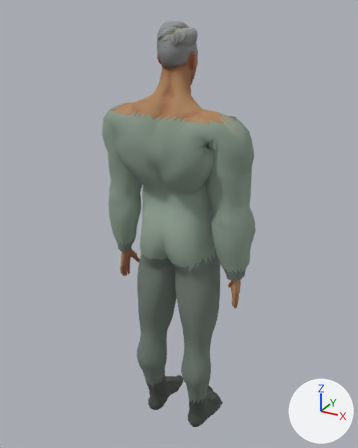
The glTF model rainward/assets/humans/survivor-male.glb, before and after one commit.
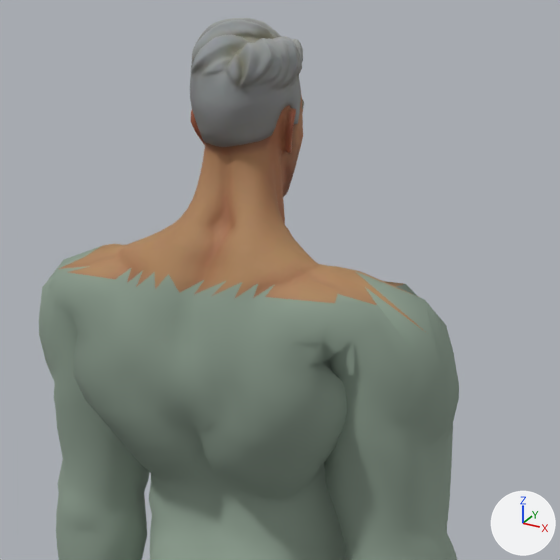
Each version is shown whole from a 50 mm camera at (0.916, -1.647, 1.859) aimed at (-0.018, 0.051, 1.01), then close up on the part from 25% to 81% of the width and 3% to 48% of the height. The axes (+X, +Y, +Z) are drawn at lower right. The lights are the same throughout. The older version's two pictures come first. Vertices at exactly the same position are counted once.

Names of what the first close-up shows: 'adapted-surface'.
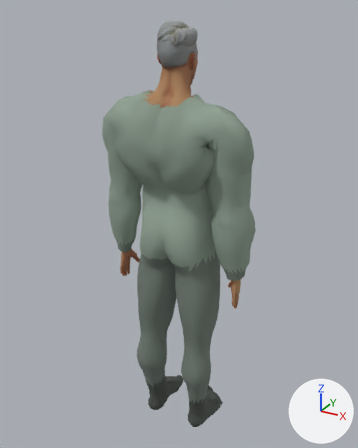
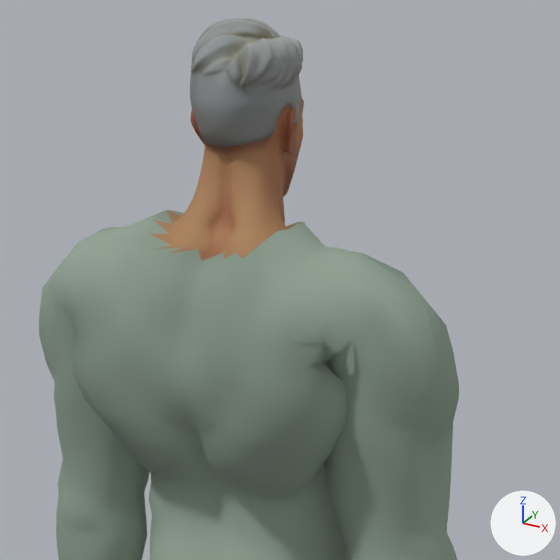
What the commit changed:
me_rainward_male_survivor___cc0_adaptation has 7926 vertices, 15619 faces and spans x -0.34..0.34, y -0.18..0.2, z 0.01..1.81.
me_rainward_male_survivor___cc0_adaptation is used by ob_adapted_surface; location (0.0, 0.0, 0.0).
me_rainward_male_survivor___cc0_adaptation part 1: 141 of 7926 vertices moved; they spanned x -0.23..0.23, y -0.13..0.03, z 1.49..1.56 and now span x -0.24..0.24, y -0.15..0.05, z 1.51..1.57; mean shift (0.0, 0.0, 0.02); largest move (-0.11, -0.05, 1.54) -> (-0.13, -0.05, 1.56).
me_rainward_male_survivor___cc0_adaptation part 2: 282 faces spanning x -0.3..0.3, y -0.16..0.07, z 1.45..1.57 switch from mat_skin to mat_jacket (grey #90a293).

Where the change shows, as pixel boxes [x1, y1, x2, y2] in the close-ups (560 x 560 px; the box of a moved part takes in the faces that stretch with it):
part 1 of me_rainward_male_survivor___cc0_adaptation, moved or reshaped: before [40, 224, 429, 357]; after [40, 210, 442, 357]
part 2 of me_rainward_male_survivor___cc0_adaptation, recoloured: before [59, 225, 420, 328]; after [58, 210, 424, 325]
